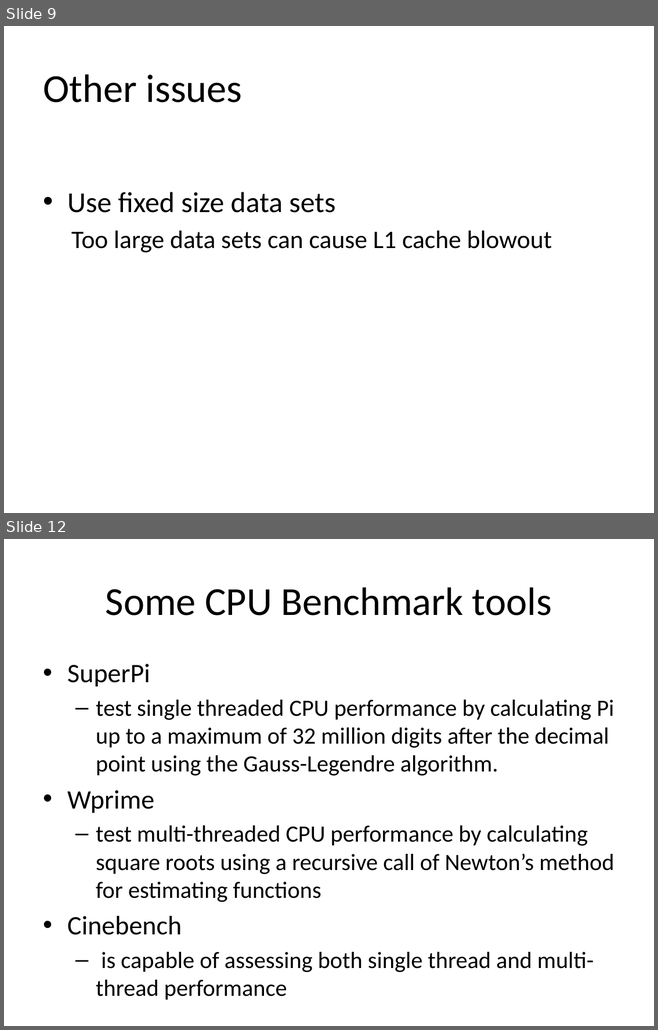
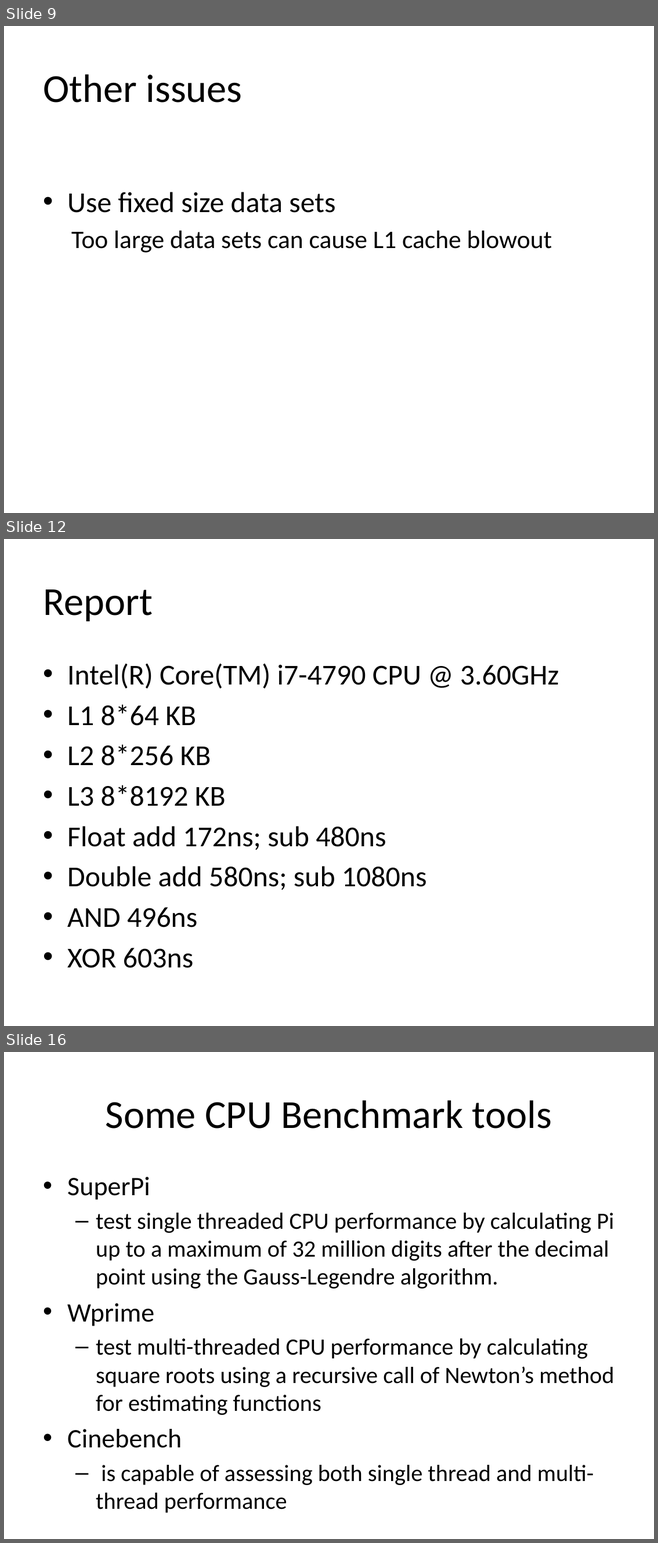
Before and after one commit to Gary3321/cs3813, a slide deck: CPU-BENCHMARK.pptx. Shown one above the other, each under a label of ours: slides 9 and 12 before the commit, slides 9, 12 and 16 after it; the slides between them are not shown. The pictures are 658x1030 and 658x1543 pixels, drawn with LibreOffice and Linux fonts; fonts in the diff are those of the drawing. Boxes give left, top, right and bottom in pixels: in the first picture for what was removed or moved away, otherwise in the second. Text is boxed around its words. In the diff, an @@ line names an element or a change of style, - is before the commit and + after.

```diff
--- a/CPU-BENCHMARK.pptx
+++ b/CPU-BENCHMARK.pptx
@@ slide 12 added at [4, 539, 654, 1026], background #FFFFFF @@
@@ title added at [43, 589, 152, 621], 44 pt, text #000000 @@
+Report
@@ text added at [67, 663, 558, 968], 32 pt, text #000000 @@
+• Intel(R) Core(TM) i7-4790 CPU @ 3.60GHz
+• L1 8*64 KB
+• L2 8*256 KB
+• L3 8*8192 KB
+• Float add 172ns; sub 480ns
+• Double add 580ns; sub 1080ns
+• AND 496ns
+• XOR 603ns
@@ what was slide 12 is now slide 16 @@
```
Also in this commit, not shown: 3 slides changed, 3 other slides added.
